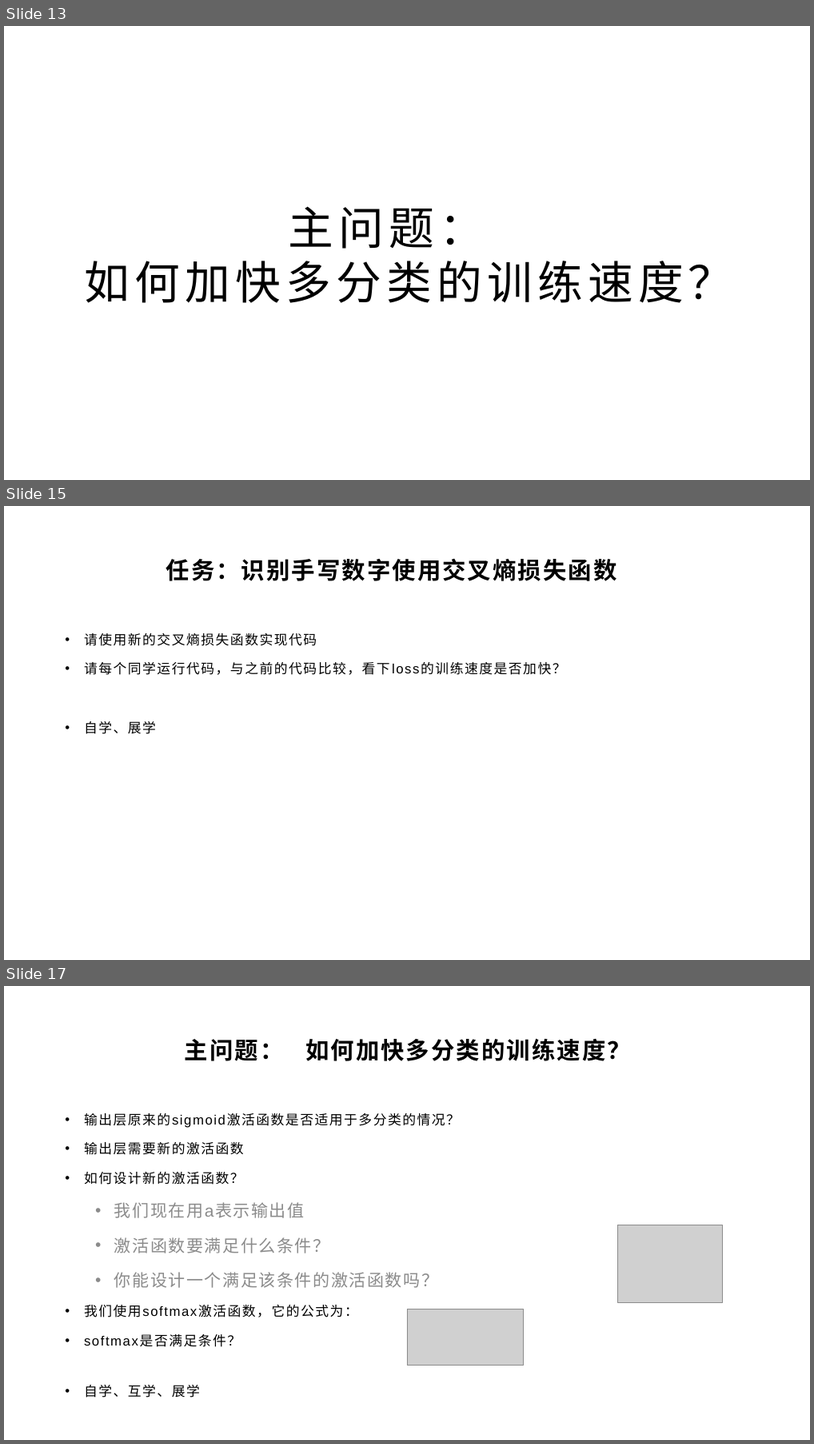
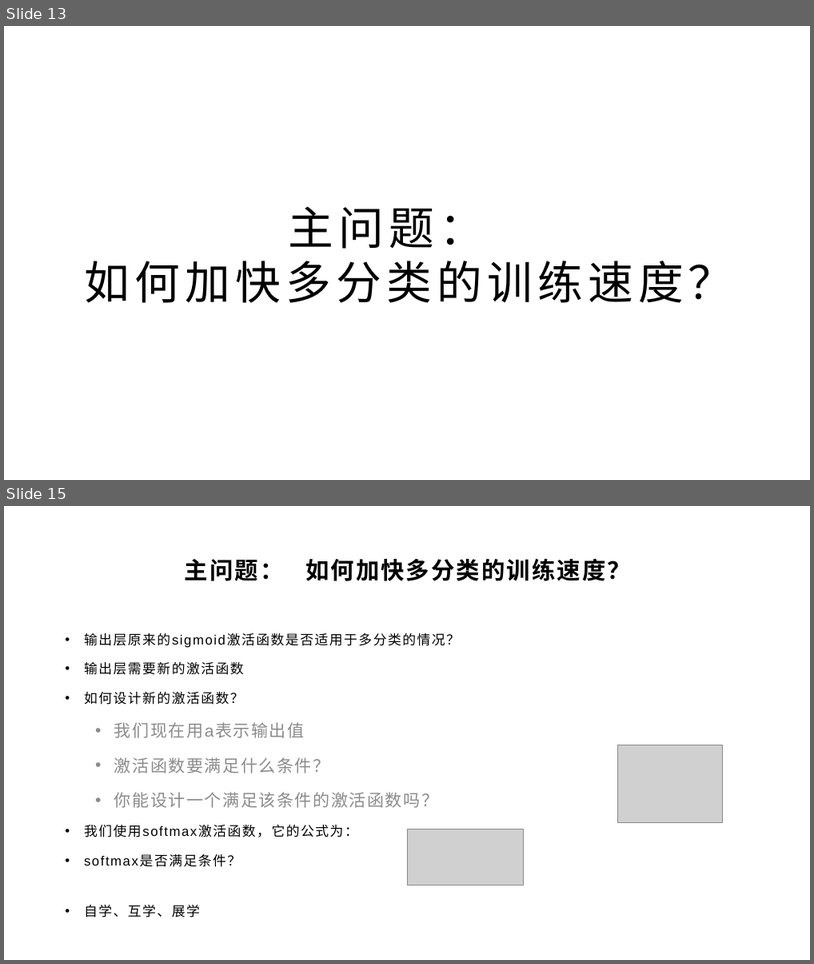
Before and after one commit to yyc-git/DeepLearningEdu, a slide deck: lessons/6_softmax/ppt/使用交叉熵损失函数和Softmax激活函数.pptx. Shown one above the other, each under a label of ours: slides 13, 15 and 17 before the commit, slides 13 and 15 after it; the slides between them are not shown. The pictures are 814x1444 and 814x964 pixels, drawn with LibreOffice and Linux fonts; fonts in the diff are those of the drawing; grey boxes stand for pictures; background and template pictures are left out. Boxes give left, top, right and bottom in pixels: in the first picture for what was removed or moved away, otherwise in the second. Text is boxed around its words. In the diff, an @@ line names an element or a change of style, - is before the commit and + after.

```diff
--- a/lessons/6_softmax/ppt/使用交叉熵损失函数和Softmax激活函数.pptx
+++ b/lessons/6_softmax/ppt/使用交叉熵损失函数和Softmax激活函数.pptx
@@ slide 15 removed at [4,506,810,960], background picture (left out) @@
@@ title removed at [166,559,618,581] @@
-任务：识别手写数字使用交叉熵损失函数
@@ text removed at [84,633,566,734] @@
-• 请使用新的交叉熵损失函数实现代码
-• 请每个同学运行代码，与之前的代码比较，看下loss的训练速度是否加快？
-• 自学、展学
@@ what was slide 17 is now slide 15 @@
```
Also in this commit, not shown: 5 slides changed, 1 other slide removed, 3 other files.
